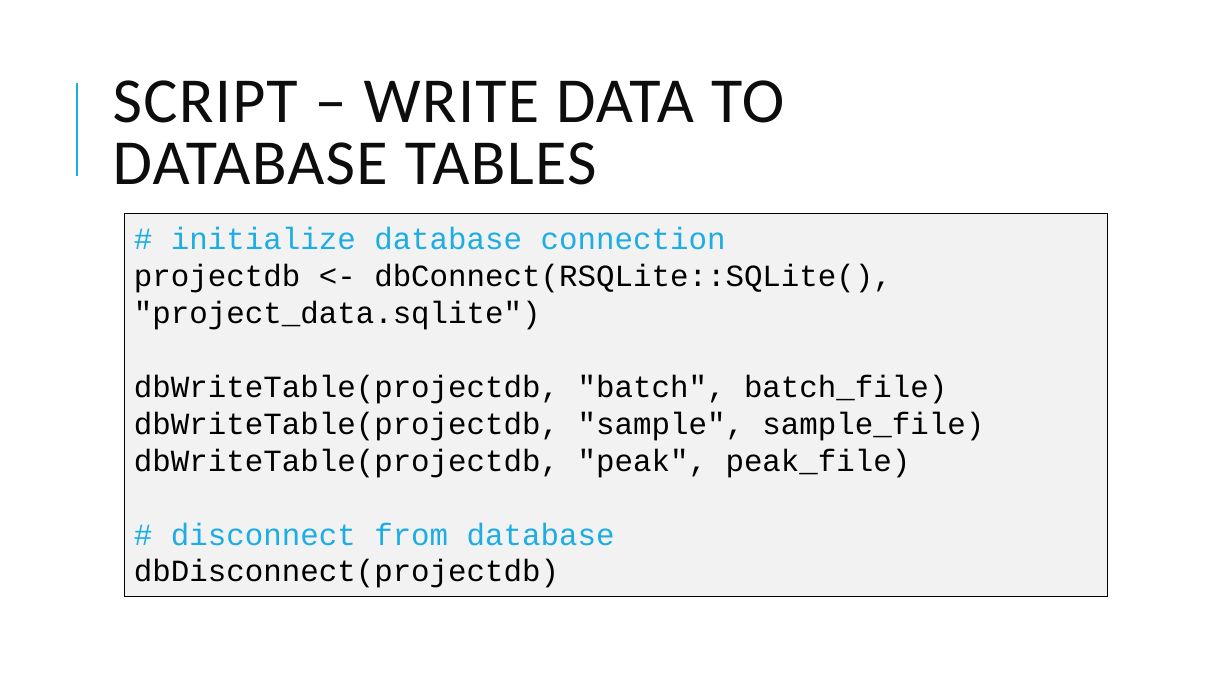
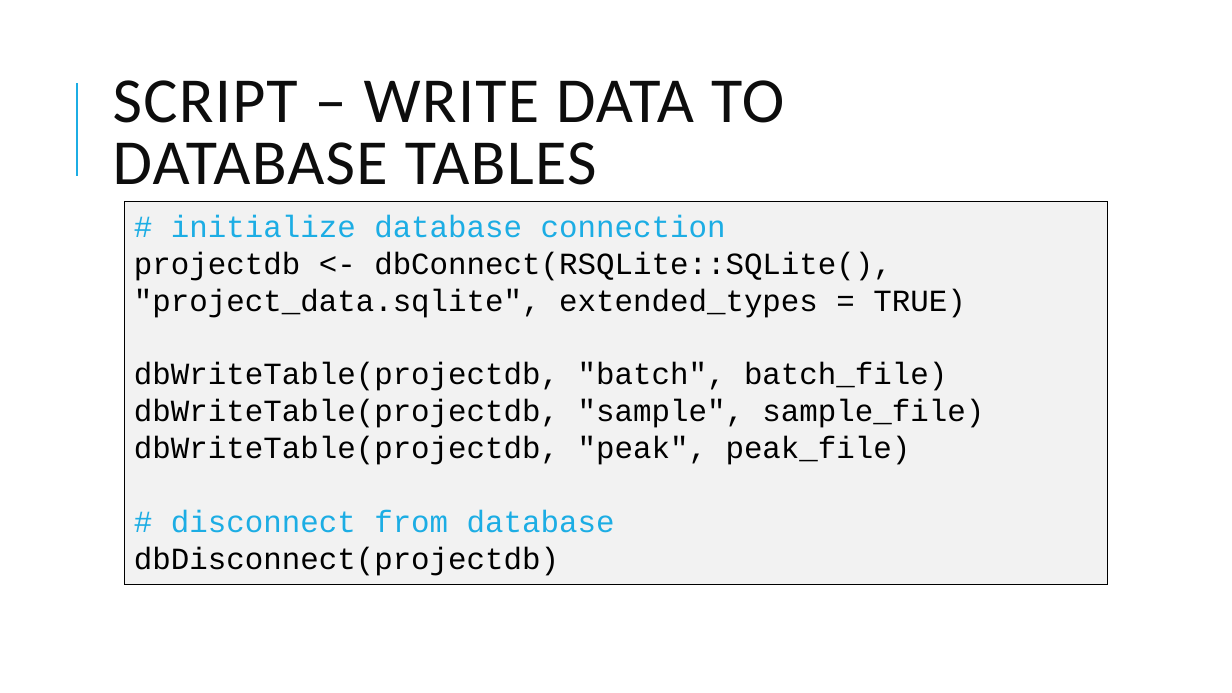
Before and after one commit to pcmathias/databases-dashboards-in-R, a slide deck: slide 7 of slides/05 - Automation.pptx. Drawn at 1232x693 pixels with LibreOffice and Linux fonts; fonts in the diff are those of the drawing. Boxes give left, top, right and bottom in pixels: in the first picture for what was removed or moved away, otherwise in the second. Text is boxed around its words. In the diff, an @@ line names an element or a change of style, - is before the commit and + after.

Commit message:
updated slides

```diff
--- a/slides/05 - Automation.pptx
+++ b/slides/05 - Automation.pptx
@@ rectangle "# initialize database connection": place and size @@
-rectangle "# initialize database connection" at bbox=[125, 214, 1107, 597]
+rectangle "# initialize database connection" at bbox=[125, 201, 1107, 584]
@@ text in rectangle at bbox=[134, 251, 965, 318]: text changed @@
-projectdb <- dbConnect(RSQLite::SQLite(), "project_data.sqlite")
+projectdb <- dbConnect(RSQLite::SQLite(), "project_data.sqlite", extended_types = TRUE)
```
Also in this commit, not shown: 1 other file.
